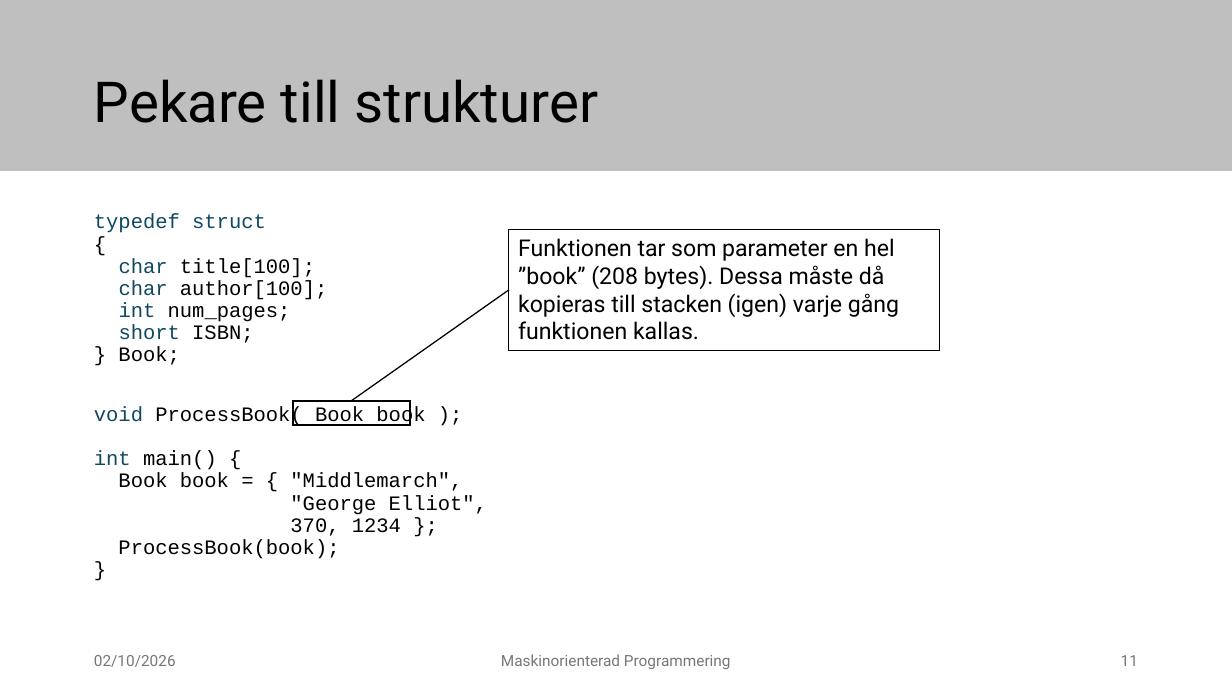
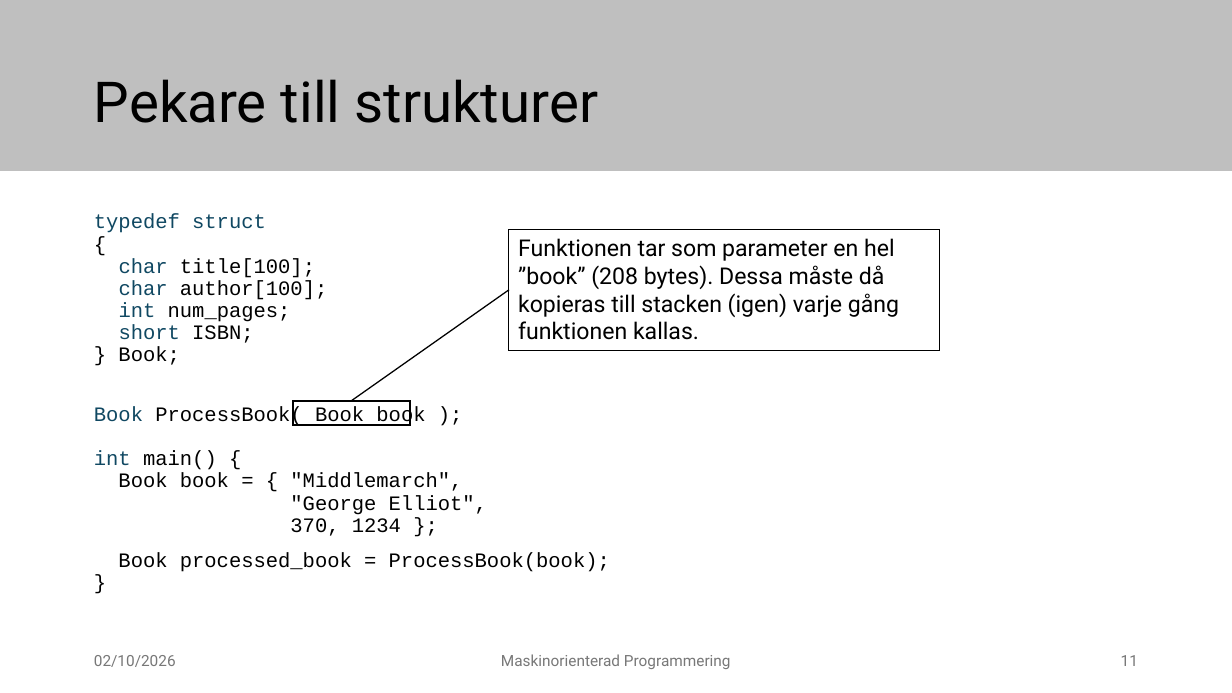
Before and after one commit to elias-at-chalmers/mop-lecture_notes-mirror, a slide deck: slide 11 of slides/lecture07_structures.pptx. Drawn at 1232x693 pixels with LibreOffice and Linux fonts; fonts in the diff are those of the drawing. Boxes give left, top, right and bottom in pixels: in the first picture for what was removed or moved away, otherwise in the second. Text is boxed around its words. In the diff, an @@ line names an element or a change of style, - is before the commit and + after.

```diff
--- a/slides/lecture07_structures.pptx
+++ b/slides/lecture07_structures.pptx
@@ text at <box>94,406,610,572</box>: text changed @@
-void ProcessBook( Book book );
-int main() {
-Book book = { "Middlemarch",
-"George Elliot",
-370, 1234 };
-ProcessBook(book);
-}
+Book ProcessBook( Book book );
+int main() {
+Book book = { "Middlemarch",
+"George Elliot",
+370, 1234 };
+Book processed_book = ProcessBook(book);
+}
```
Also in this commit, not shown: 2 slides added, 2 slides removed.
